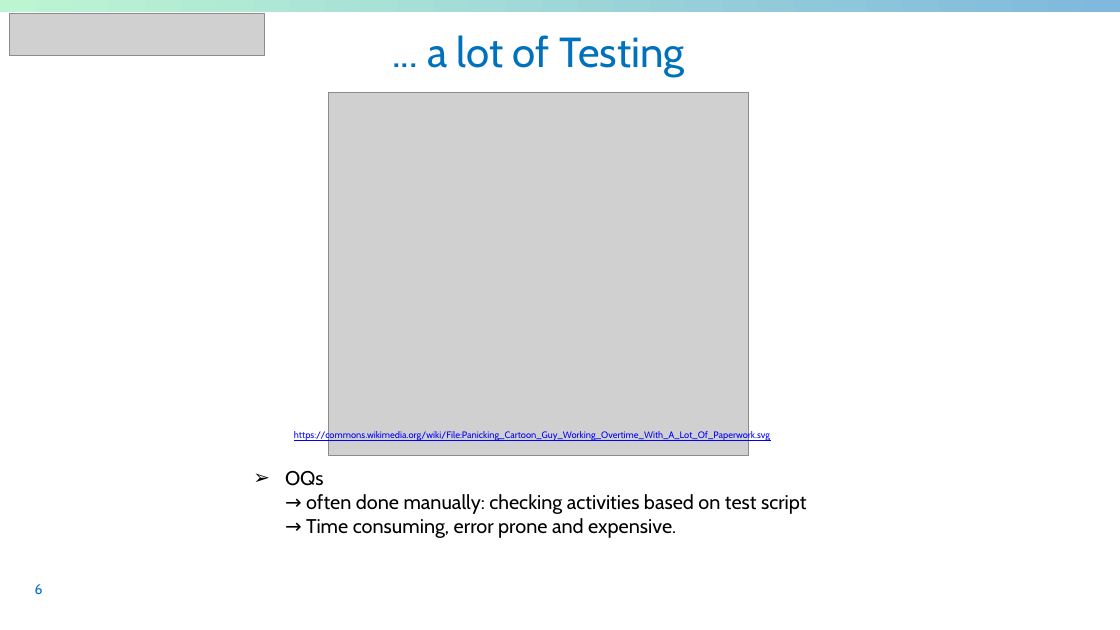
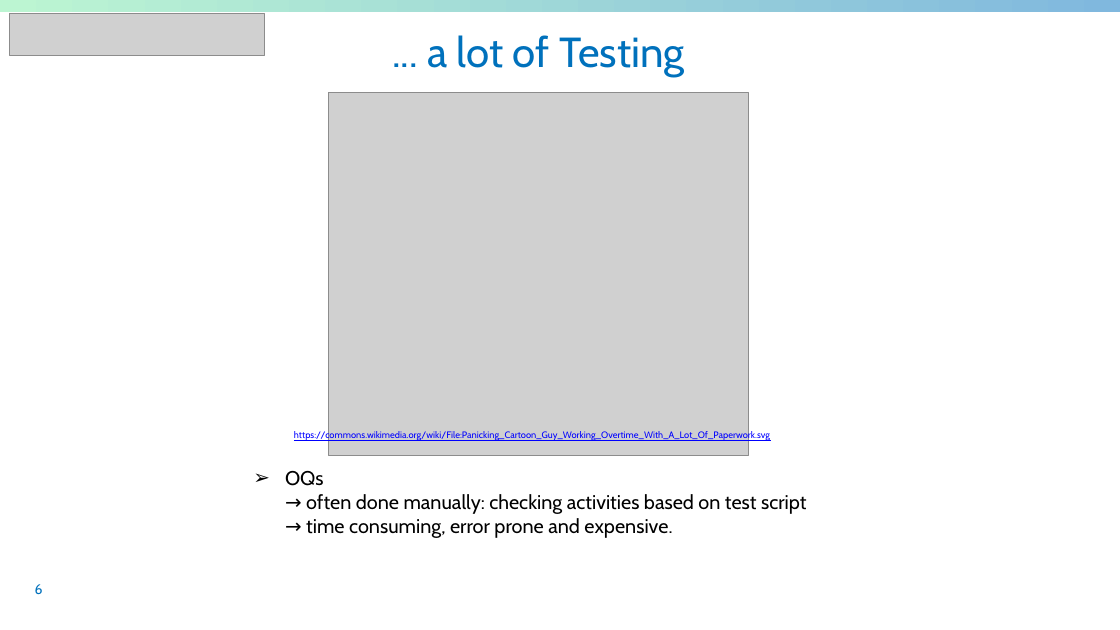
Before and after one commit to sableu/BDD4OQ, a slide deck: slide 6 of thesis/Presentation/FinalPresentation.pptx. Drawn at 1120x630 pixels with LibreOffice and Linux fonts; fonts in the diff are those of the drawing; grey boxes stand for pictures; background and template pictures are left out. Boxes give left, top, right and bottom in pixels: in the first picture for what was removed or moved away, otherwise in the second. Text is boxed around its words. In the diff, an @@ line names an element or a change of style, - is before the commit and + after.

```diff
--- a/thesis/Presentation/FinalPresentation.pptx
+++ b/thesis/Presentation/FinalPresentation.pptx
@@ text at [285,471,806,538]: text changed @@
-    ➢ OQs
-      → often done manually: checking activities based on test script
-      → Time consuming, error prone and expensive.
+    ➢ OQs
+      → often done manually: checking activities based on test script
+      → time consuming, error prone and expensive.
```
Also in this commit, not shown: 3 other slides changed.
